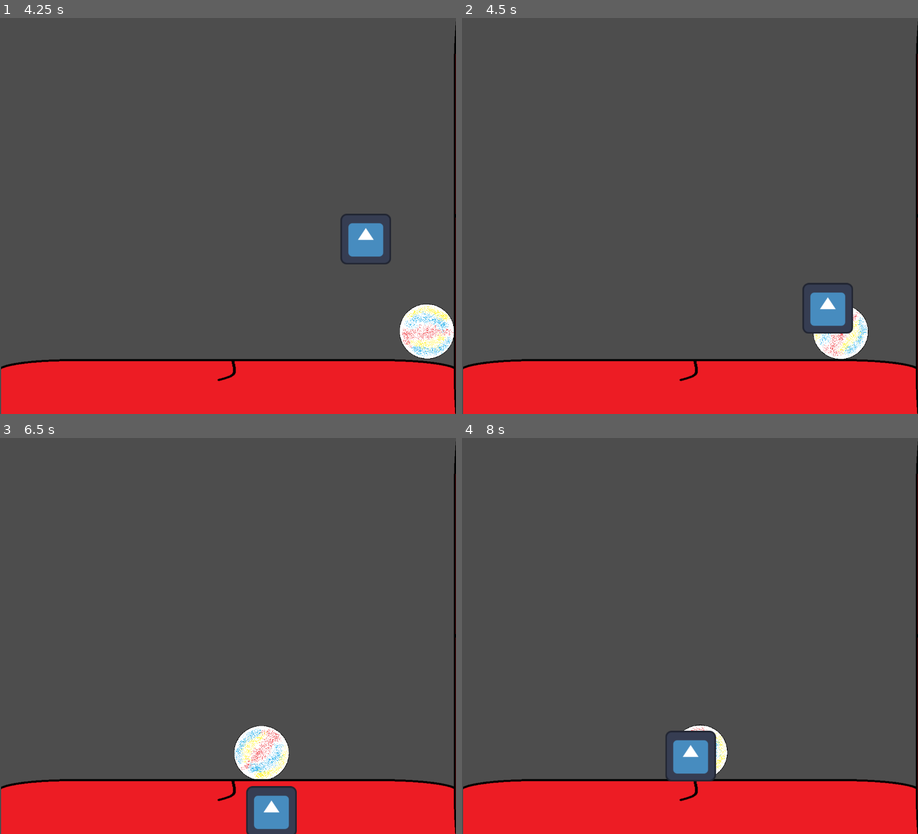
Above: before the commit, frames 1-4 (two rows, left to right).
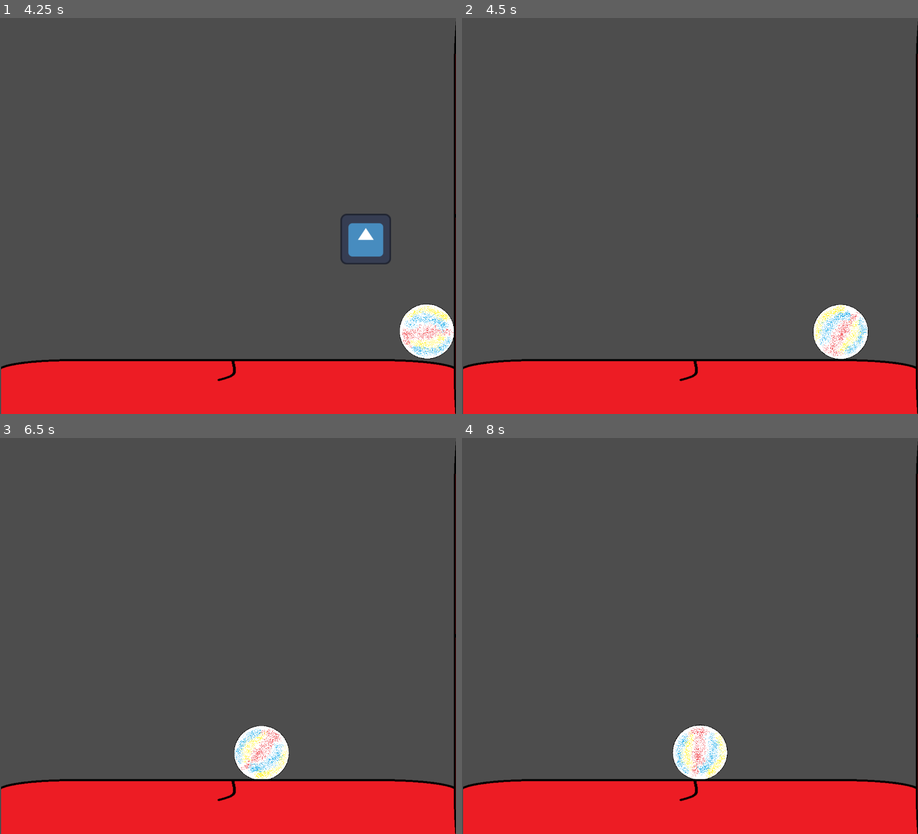
Above: after the commit, the same moments.

Repository: AlienMan1053/short-and-sweet
Game: Godot game, scene res://Scenes/main.tscn
Same seed, same stepped clock (60 frames per second), same inputs: the game is played once before the commit and once after it. The engine's default icon, where the game draws it, is replaced by a stand-in: a white triangle on a blue panel in a dark square.
Inputs:
- Up to frame 1 (4.25 s): tap Enter (ui_accept) at 0.5, 0.77, 1.52, 3.02, 3.77 s; hold D (Right) 0.53-2.03 s; hold A (Left) 2.03-2.78 s; hold D (Right) from 2.78 s (still down)
- Up to frame 2 (4.5 s): release D (Right) at 4.28 s; hold A (Left) from 4.28 s (still down)
- Up to frame 3 (6.5 s): tap Enter (ui_accept) at 4.52, 6.02 s; release A (Left) at 5.03 s; hold D (Right) 5.03-5.78 s; hold A (Left) from 5.78 s (still down)
- Up to frame 4 (8 s): tap Enter (ui_accept) at 6.77, 7.52 s; release A (Left) at 7.28 s; hold D (Right) from 7.28 s (still down)

Frame 1 is identical in both runs. In frame 2, 1.0% of the frame differs, in the area x 74-86%, y 66-80%; in frame 3, 1.3%, in the area x 53-66%, y 87-100%; in frame 4, 1.2%.

Commit message:
Changed the Droplet to Area 2D
Changed the Droplet to Area2D node type. Now when it spawns, falls, and then the player touches it, it despawns. For now instead of counting points it prints "got it" to the console.

Diff:
--- a/Scenes/falling_droplet.gd
+++ b/Scenes/droplet.gd
@@ -1,10 +1,4 @@
-extends Node2D
-
-
-# Called when the node enters the scene tree for the first time.
-func _ready() -> void:
-	pass # Replace with function body.
-
+extends Area2D
 
 # Called every frame. 'delta' is the elapsed time since the previous frame.
 func _process(delta: float) -> void:
@@ -12,3 +6,8 @@
 
 func _physics_process(delta):
 	position.y += 700*delta
+
+
+func _on_body_entered(body: CharacterBody2D) -> void:
+	print("got it")
+	queue_free()
--- /dev/null
+++ b/Scenes/droplet.tscn
@@ -0,0 +1,18 @@
+[gd_scene format=3 uid="uid://da31hxfox6rin"]
+
+[ext_resource type="Script" uid="uid://bhdmg7vlb4vxl" path="res://Scenes/droplet.gd" id="1_jty2x"]
+[ext_resource type="Texture2D" uid="uid://bh6rfgw35yyr8" path="res://icon.svg" id="2_w2tup"]
+
+[sub_resource type="CircleShape2D" id="CircleShape2D_fmgec"]
+radius = 65.27634
+
+[node name="Droplet" type="Area2D" unique_id=1111726100]
+script = ExtResource("1_jty2x")
+
+[node name="Sprite2D" type="Sprite2D" parent="." unique_id=739371602]
+texture = ExtResource("2_w2tup")
+
+[node name="CollisionShape2D" type="CollisionShape2D" parent="." unique_id=2087858873]
+shape = SubResource("CircleShape2D_fmgec")
+
+[connection signal="body_entered" from="." to="." method="_on_body_entered"]
--- a/Scenes/falling_droplet.tscn
+++ /dev/null
@@ -1,16 +0,0 @@
-[gd_scene format=3 uid="uid://cgqnoeq8olvp6"]
-
-[ext_resource type="Script" uid="uid://c0dnche20q10e" path="res://Scenes/falling_droplet.gd" id="1_rbvaq"]
-[ext_resource type="Texture2D" uid="uid://bh6rfgw35yyr8" path="res://icon.svg" id="2_uqhmw"]
-
-[sub_resource type="CircleShape2D" id="CircleShape2D_86j7v"]
-radius = 68.18358
-
-[node name="Droplet" type="Node2D" unique_id=1127515559]
-script = ExtResource("1_rbvaq")
-
-[node name="Sprite2D" type="Sprite2D" parent="." unique_id=1012525816]
-texture = ExtResource("2_uqhmw")
-
-[node name="CollisionShape2D" type="CollisionShape2D" parent="Sprite2D" unique_id=446731627]
-shape = SubResource("CircleShape2D_86j7v")
--- a/Scenes/main.gd
+++ b/Scenes/main.gd
@@ -11,7 +11,7 @@
 
 func _on_timer_timeout():
 	randomize()
-	var droplet = preload("res://Scenes/falling_droplet.tscn").instantiate()
+	var droplet = preload("res://Scenes/droplet.tscn").instantiate()
 	droplet.position.y = -25
 	droplet.position.x = randf_range(100, 1000)
 	add_child(droplet)
Not shown, added: Scenes/droplet.gd.uid
Not shown, removed: Scenes/falling_droplet.gd.uid
Not shown, added: Scenes/main.tscn1582096262.tmp
Not shown, added: Scenes/main.tscn1591926991.tmp
Not shown, added: Scenes/main.tscn1601443786.tmp
Not shown, added: Scenes/main.tscn1614046093.tmp
